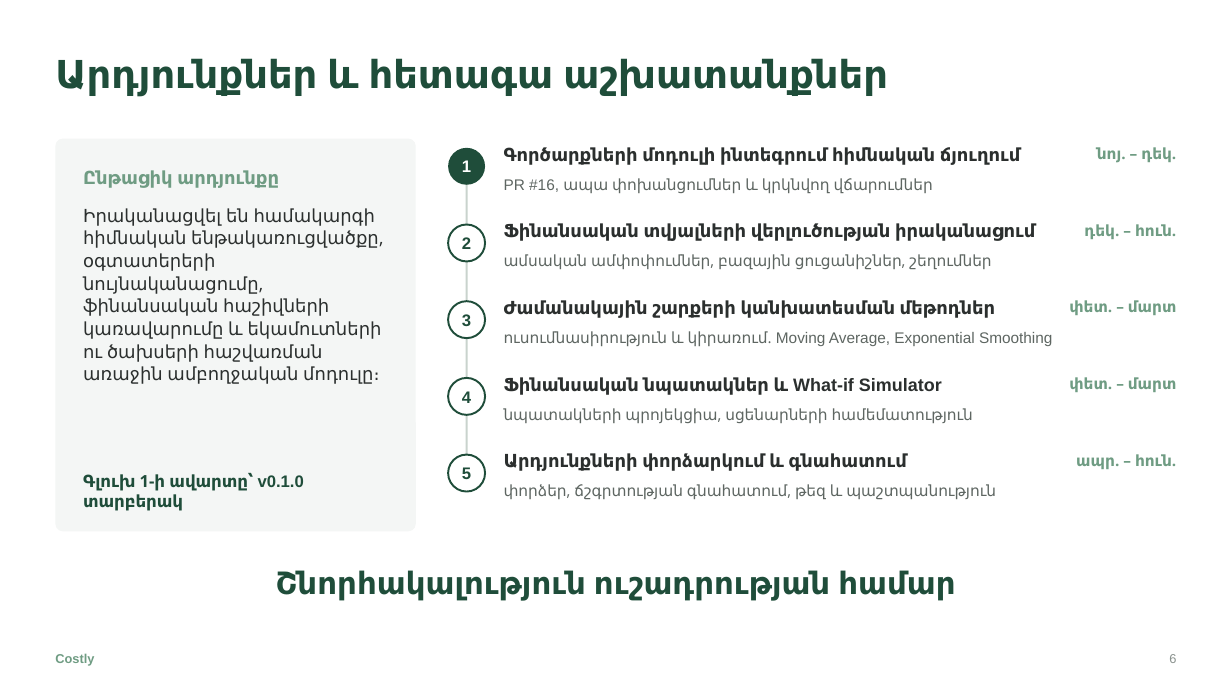
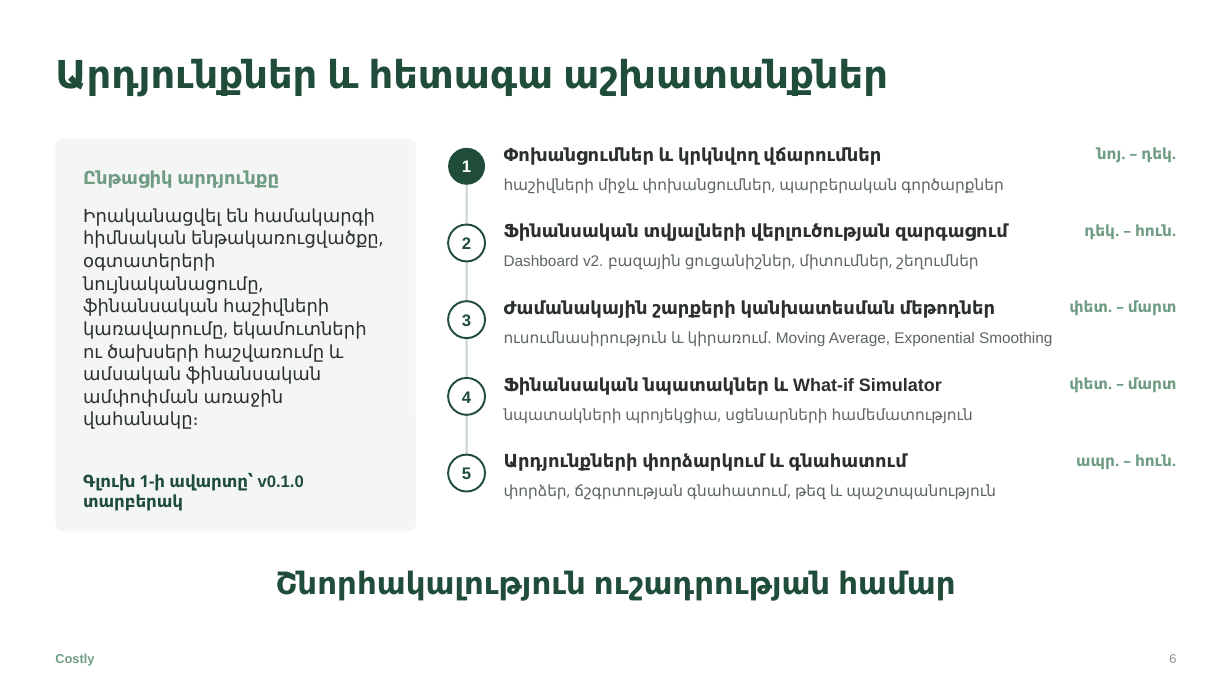
Before and after one commit to rudolf1118/costly, a slide deck: slide 6 of docs/10-diploma/presentation/costly-diploma-progress.pptx. Drawn at 1232x693 pixels with LibreOffice and Linux fonts; fonts in the diff are those of the drawing. Boxes give left, top, right and bottom in pixels: in the first picture for what was removed or moved away, otherwise in the second. Text is boxed around its words. In the diff, an @@ line names an element or a change of style, - is before the commit and + after.

```diff
--- a/docs/10-diploma/presentation/costly-diploma-progress.pptx
+++ b/docs/10-diploma/presentation/costly-diploma-progress.pptx
@@ text at (504, 147, 881, 165): text changed @@
-Գործարքների մոդուլի ինտեգրում հիմնական ճյուղում
+Փոխանցումներ և կրկնվող վճարումներ
@@ text at (504, 178, 1004, 193): text changed @@
-PR #16, ապա փոխանցումներ և կրկնվող վճարումներ
+հաշիվների միջև փոխանցումներ, պարբերական գործարքներ
@@ text at (83, 208, 379, 429): text changed @@
-Իրականացվել են համակարգի հիմնական ենթակառուցվածքը, օգտատերերի նույնականացումը, ֆինանսական հաշիվների կառավարումը և եկամուտների ու ծախսերի հաշվառման առաջին ամբողջական մոդուլը։
+Իրականացվել են համակարգի հիմնական ենթակառուցվածքը, օգտատերերի նույնականացումը, ֆինանսական հաշիվների կառավարումը, եկամուտների ու ծախսերի հաշվառումը և ամսական ֆինանսական ամփոփման առաջին վահանակը։
@@ text at (504, 223, 1008, 241): text changed @@
-Ֆինանսական տվյալների վերլուծության իրականացում
+Ֆինանսական տվյալների վերլուծության զարգացում
@@ text at (504, 254, 978, 269): text changed @@
-ամսական ամփոփումներ, բազային ցուցանիշներ, շեղումներ
+Dashboard v2. բազային ցուցանիշներ, միտումներ, շեղումներ
```
Also in this commit, not shown: 2 other slides changed, 2 other files.
